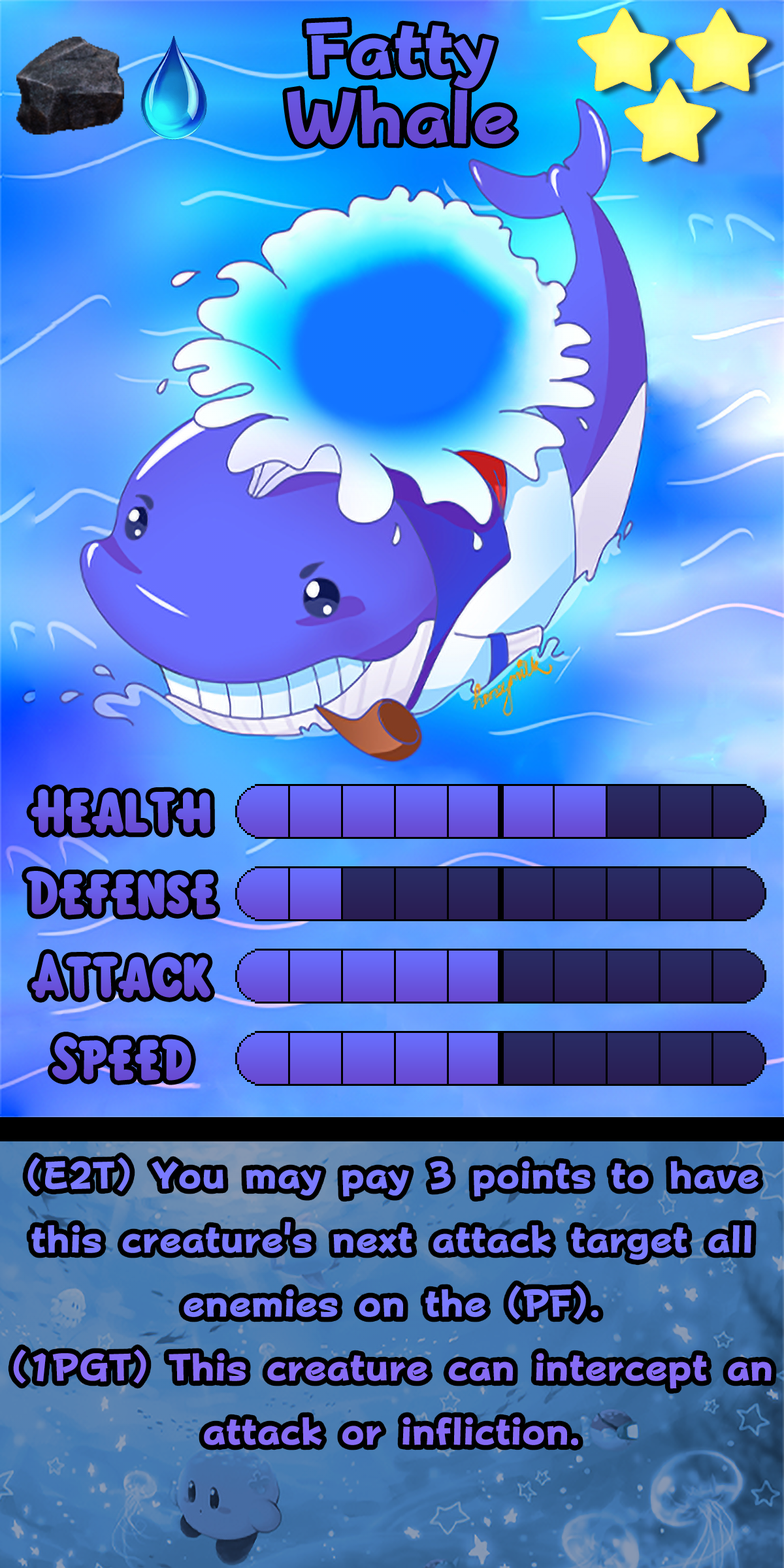
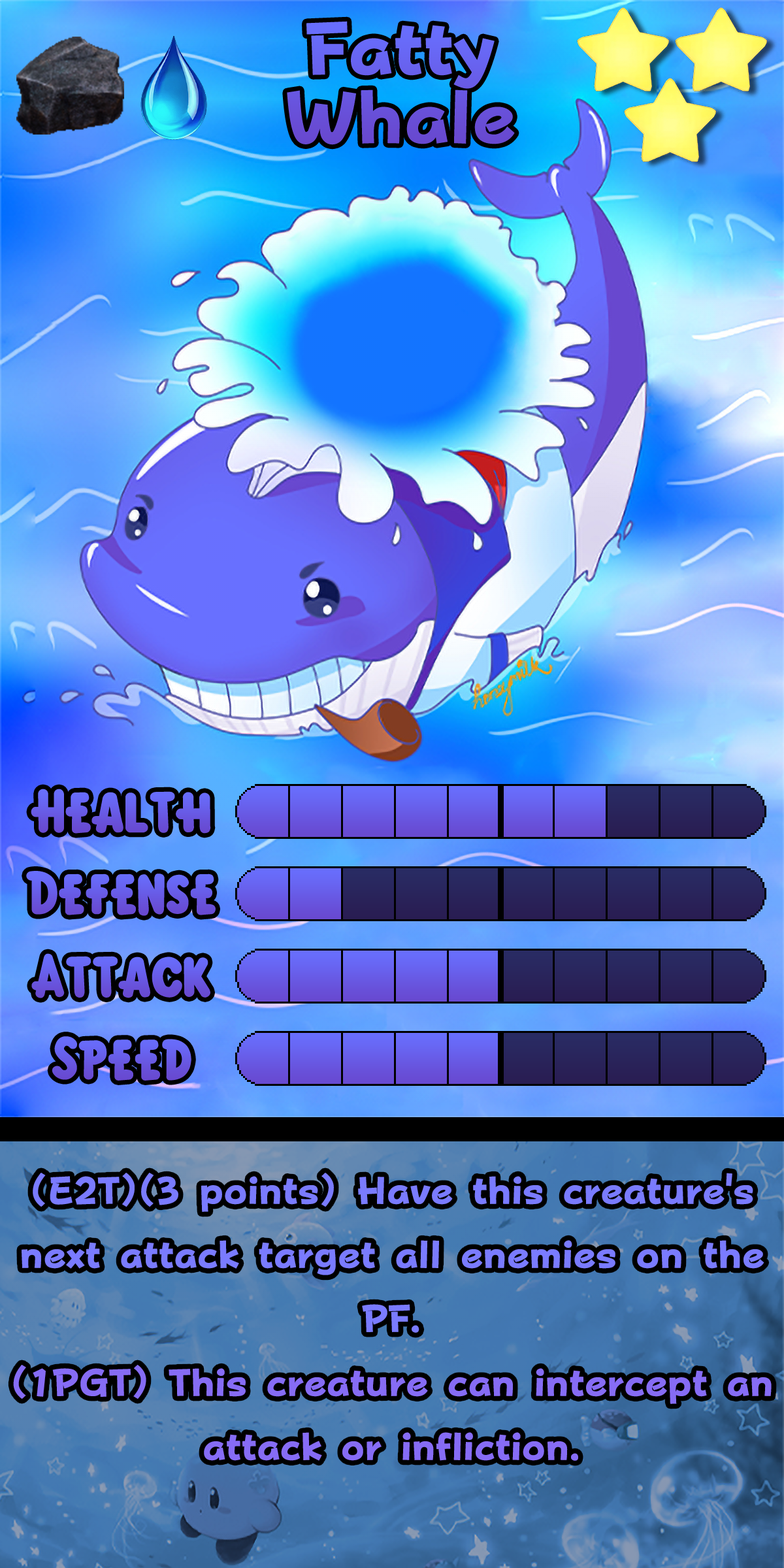
Layered file, before and after one edit (784 x 1568). Changes by layer:
painted on "Ability" over [13, 1157, 772, 1461]